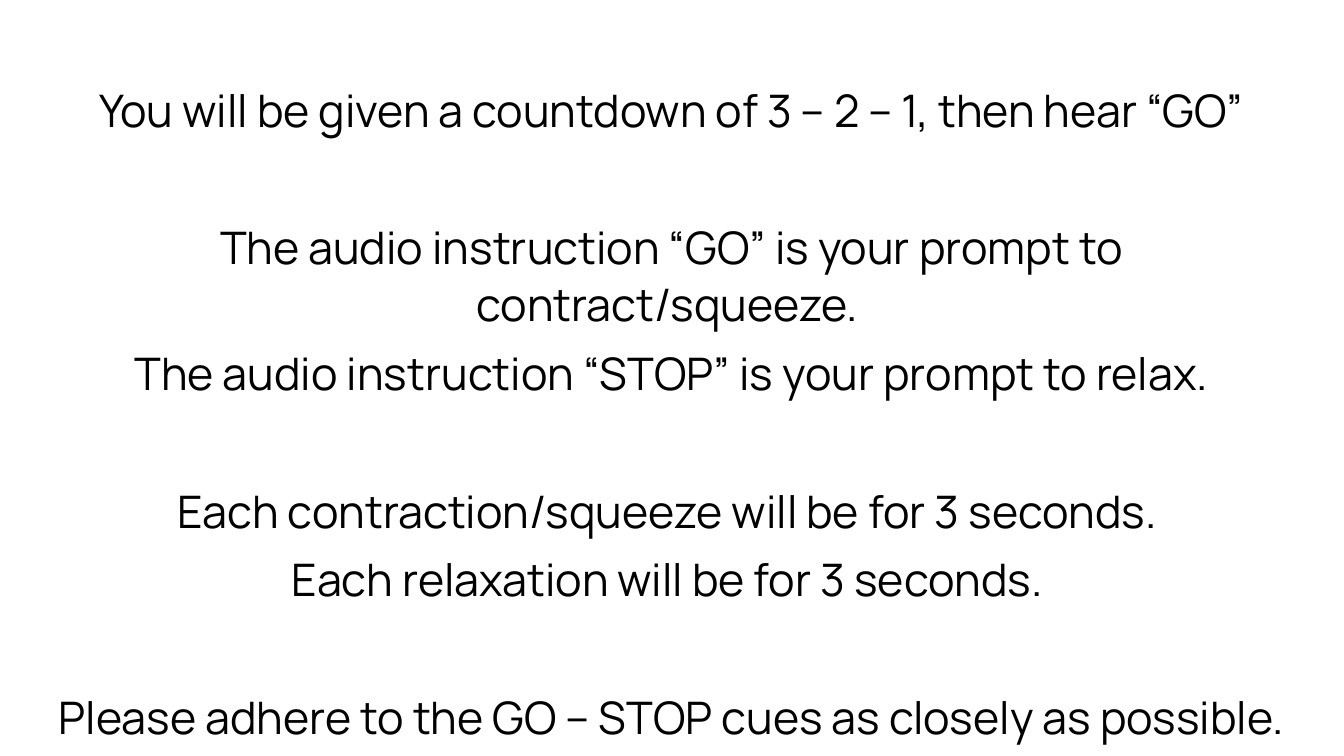
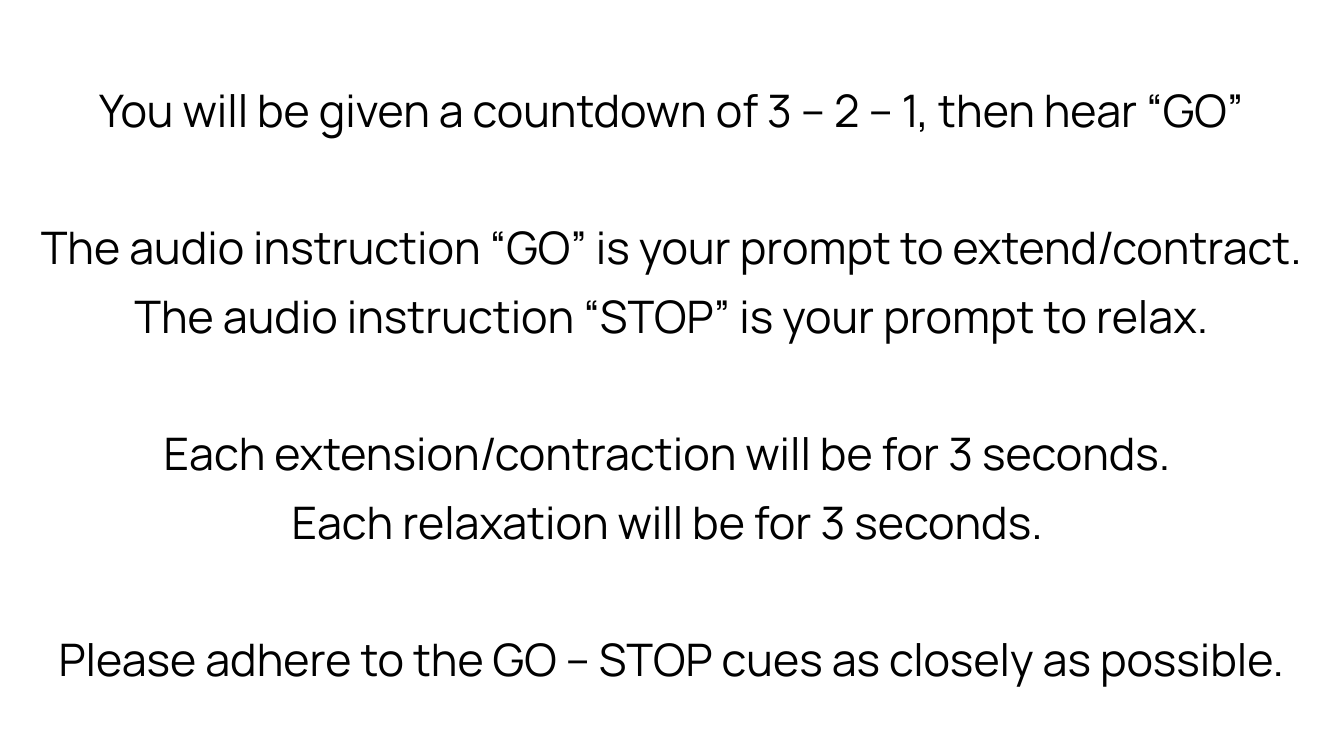
Before and after one commit to LabBench-Society/Protocols.Beta, a slide deck: slide 5 of docs/painEffort/Images.pptx. Drawn at 1344x756 pixels with LibreOffice and Linux fonts; fonts in the diff are those of the drawing. Boxes give left, top, right and bottom in pixels: in the first picture for what was removed or moved away, otherwise in the second. Text is boxed around its words. In the diff, an @@ line names an element or a change of style, - is before the commit and + after.

```diff
--- a/docs/painEffort/Images.pptx
+++ b/docs/painEffort/Images.pptx
@@ text at (41, 231, 1302, 275): text changed @@
-The audio instruction “GO” is your prompt to contract/squeeze.
+The audio instruction “GO” is your prompt to extend/contract.
@@ text at (164, 437, 1170, 471): text changed @@
-Each contraction/squeeze will be for 3 seconds.
+Each extension/contraction will be for 3 seconds.
```
Also in this commit, not shown: 9 other slides changed, 19 other files.
